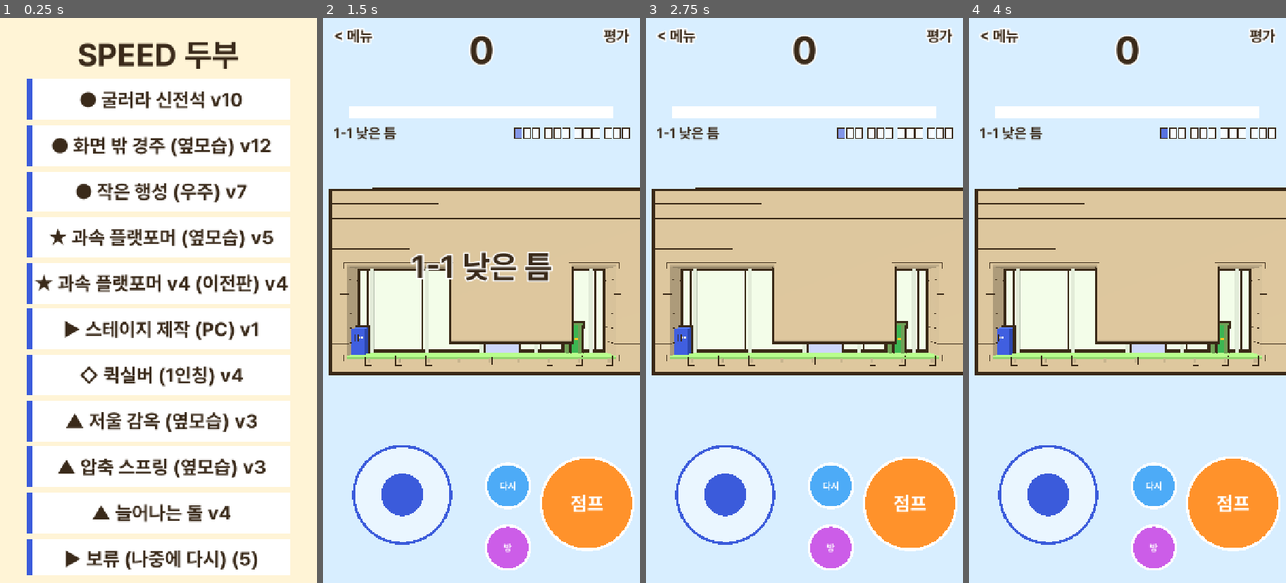
Above: before the commit, frames 1-4 (left to right).
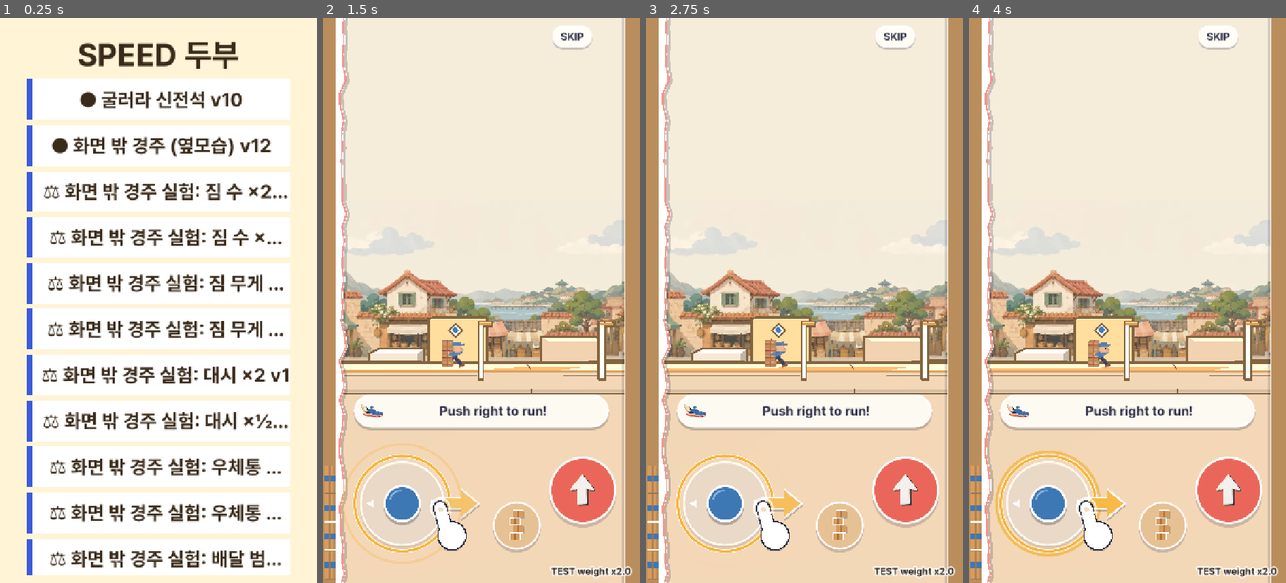
Above: after the commit, the same moments.

Repository: innollia/pai-games
Game: Godot game, scene res://main.tscn
Same seed, same stepped clock (60 frames per second), same inputs: the game is played once before the commit and once after it.
Inputs (mouse positions are in pixels of both pictures, inside the frame that each line leads up to):
- Up to frame 1 (0.25 s): no input
- Up to frame 2 (1.5 s): tap Enter at 0.5 s; move the mouse to (551, 272) at 0.52 s; hold Right 0.53-1.25 s; tap Z at 0.6 s; click (551, 272) at 0.67 s; tap Space at 0.77, 1.07 s; drag from (418, 328) to (465, 413) at 1.27 s
- Up to frame 3 (2.75 s): move the mouse to (836, 176) at 2.02 s; hold Right from 2.03 s (still down); tap Keypad Enter at 2.1 s
- Up to frame 4 (4 s): release Right at 2.75 s; drag from (1111, 413) to (1032, 215) at 2.77 s; move the mouse to (1222, 385) at 3.52 s; hold Left from 3.53 s (still down); tap 3 at 3.6 s; tap Space at 3.77 s

The runs differ from the first frame. In frame 1, 12% of the frame differs, in the area x 10-92%, y 29-98%; in frame 2, 98%; in frame 3, 98%, in the area x 0-100%, y 0-100%; in frame 4, 98%.

Commit message:
화면 밖 경주 경제 실험판 18개: 짐 수·짐 무게·대시·우체통 수·배달 범위·상대 배달률·화면 폭·마감 시간·달리기 속도 각각 ×2/×½ (SPEED 두부 목록 ⚖, screenrace.gd 배수표 tune)
Co-Authored-By: Claude Opus 5.5 <noreply@anthropic.com>

Diff:
--- a/games/speed_tofu/g/screenrace.gd
+++ b/games/speed_tofu/g/screenrace.gd
@@ -495,6 +495,34 @@
 var kit_live := true  # stick + jump/box answer touches (false on title and menus)
 
 
+## 경제 실험판(screenrace_t_*.gd)이 바꾸는 배수. 비어 있으면 원래 게임
+var tune := {}
+
+
+func tn(k: String) -> float:
+	return float(tune.get(k, 1.0))
+
+
+func _load0() -> int:
+	return maxi(1, roundi(LOAD0 * tn("load")))
+
+
+func _load_max() -> int:
+	return maxi(1, roundi(LOAD_MAX * tn("load")))
+
+
+func _wide() -> float:
+	return WIDE * tn("view")
+
+
+func _narrow() -> float:
+	return NARROW * tn("view")
+
+
+func _mb_r() -> float:
+	return MB_R * tn("mb_r")
+
+
 func L(ko: String, en: String) -> String:
 	return ko if lang == "ko" else en
 
@@ -870,7 +898,7 @@
 		route_l.text = "%s\n%s: %s\n%s: %s" % [L("특전 고르기", "Pick a perk"), _perk(perk_offer[0]), _perk_say(perk_offer[0]), _perk(perk_offer[1]), _perk_say(perk_offer[1])]
 		return
 	if phase == "route":
-		route_l.text = "%s\n%s: %s\n%s: %s" % [L("다음 길? 내 짐 %d", "Next road? You carry %d") % (LOAD0 + load_bonus), _tw(route_offer[0], 0), _tw(route_offer[0], 1), _tw(route_offer[1], 0), _tw(route_offer[1], 1)]
+		route_l.text = "%s\n%s: %s\n%s: %s" % [L("다음 길? 내 짐 %d", "Next road? You carry %d") % (_load0() + load_bonus), _tw(route_offer[0], 0), _tw(route_offer[0], 1), _tw(route_offer[1], 0), _tw(route_offer[1], 1)]
 		return
 	if _opening():
 		# no text in the race: a skipper is taught by the torn edge itself (forced warning pulse, _fx_tick)
@@ -1109,6 +1137,14 @@
 	cam.keep_aspect = Camera3D.KEEP_WIDTH
 	var layer := CanvasLayer.new()
 	add_child(layer)
+	if not tune.is_empty():  # 경제 실험판 표시 (오른쪽 아래 작게, 모든 화면 위)
+		var tl := CanvasLayer.new()
+		tl.layer = 40
+		add_child(tl)
+		var t := _label(tl, 22, 1240, 36)
+		t.text = "TEST " + ", ".join(tune.keys().map(func(k): return "%s x%s" % [k, str(tune[k])]))
+		t.horizontal_alignment = HORIZONTAL_ALIGNMENT_RIGHT
+		t.size.x = 700
 	mode_l = _label(layer, 28, 130, 64)
 	route_l = _label(layer, 30, 250, 160)
 	result_l = _label(layer, 30, 240, 570)
@@ -1318,7 +1354,7 @@
 		g.material_override = _fx_mat(r.col.lightened(0.15), 0.4 - k * 0.11)
 		g.visible = false
 		r.ghosts.append(g)
-	for k in LOAD_MAX + 1:
+	for k in _load_max() + 1:
 		var q := box(Vector3(-0.5, -0.2 + k * 0.4, 0), Vector3(0.5, 0.38, 0.6) * VIS_K, PARCEL, r.node)
 		if _art_model("parcel", q, Vector3(0, -0.5, 0), 1.0):
 			q.mesh = null
@@ -1853,7 +1889,7 @@
 		return
 	var x0 := 24.0
 	var x1 := goal_x - 8.0
-	var want := gen.randi_range(7, 9)
+	var want := maxi(1, roundi(gen.randi_range(7, 9) * tn("mail")))
 	var step := (x1 - x0) / float(want)
 	var offs := [0.0, 2.0, -2.0, 4.0, -4.0, 6.0, -6.0, 8.0, -8.0, 11.0, -11.0, 14.0]
 	for k in want:
@@ -1866,7 +1902,7 @@
 				break
 	# 평평한 곳이 모자란 코스: 앞에서부터 더 찾아 6개는 채운다
 	var sx := x0
-	while mailboxes.size() < 6 and sx < x1:
+	while mailboxes.size() < mini(6, want) and sx < x1:
 		var sy := _mb_spot(sx)
 		if sy > -1.0e8:
 			_add_mailbox(sx, sy)
@@ -1951,7 +1987,7 @@
 func _mb_at(r: Courier) -> int:
 	for i in mailboxes.size():
 		var mb: Dictionary = mailboxes[i]
-		if not mb.full and absf(float(mb.x) - r.p.x) < MB_R and r.p.y - float(mb.y) > -0.6 and r.p.y - float(mb.y) < 2.2:
+		if not mb.full and absf(float(mb.x) - r.p.x) < _mb_r() and r.p.y - float(mb.y) > -0.6 and r.p.y - float(mb.y) < 2.2:
 			return i
 	return -1
 
@@ -2052,7 +2088,7 @@
 		r.v = Vector2.ZERO
 		r.alive = true
 		# v12: 판마다 짐을 새로 받는다 (배달할 짐이 넉넉해야 우체통 다툼이 생긴다)
-		r.cargo = LOAD0 + (0 if r.ai else load_bonus)
+		r.cargo = _load0() + (0 if r.ai else load_bonus)
 		r.got = 0
 		r.back_t = 0.0
 		r.fin = -1
@@ -2273,7 +2309,7 @@
 			r.p.x = goal_x + 26.0  # 결승 뒤 마당 끝에서 멈춘다
 			r.v.x = minf(r.v.x, 0.0)
 	if last_call < 0.0 and (fin_n > 0 or rt > 240.0):
-		last_call = LAST_CALL
+		last_call = LAST_CALL * tn("last")
 		_stamp("마감 임박", "LAST CALL", ST_BAD, null, 1.2)
 		_sfx("bell")
 	elif last_call >= 0.0:
@@ -2629,7 +2665,7 @@
 	routes.shuffle()
 	route_offer = routes.slice(0, 2)
 	phase = "route"
-	menus.show_routes(route_offer, LOAD0 + load_bonus)  # v12: 다음 판은 짐을 새로 받는다
+	menus.show_routes(route_offer, _load0() + load_bonus)  # v12: 다음 판은 짐을 새로 받는다
 
 
 func _pick_route(n: String) -> void:
@@ -2677,7 +2713,7 @@
 
 
 func _top(r: Courier) -> float:
-	var top := RUN_MAX * (r.skill if r.ai else spd_mul) * (1.0 - LOAD_SLOW * _weight(r))
+	var top := RUN_MAX * tn("speed") * (r.skill if r.ai else spd_mul) * (1.0 - LOAD_SLOW * tn("weight") * _weight(r))
 	if r.slip:
 		top *= 1.0 + 0.12 * (1.0 if r.ai else slip_mul)
 	elif _in_wind(r):  # 맞바람: 무거우면 덜 밀린다, 앞사람 뒤(바람 타기)면 바람이 없다
@@ -2693,7 +2729,7 @@
 
 
 func _jump_v(r: Courier) -> float:
-	return (24.0 if _overpowered(r) else JUMP_V) * (1.0 if r.ai else jump_mul) * (1.0 - LOAD_JUMP * _weight(r))
+	return (24.0 if _overpowered(r) else JUMP_V) * (1.0 if r.ai else jump_mul) * (1.0 - LOAD_JUMP * tn("weight") * _weight(r))
 
 
 func _runner(r: Courier, dt: float) -> void:
@@ -2744,7 +2780,7 @@
 			r.v.x = minf(r.v.x + (4.0 + 1.8 * _weight(r)) * dt, cap)
 	if r.dash > 0.0:
 		r.dash -= dt
-		r.v.x = maxf(r.v.x, 32.0 if _overpowered(r) else DASH_V)
+		r.v.x = maxf(r.v.x, 32.0 if _overpowered(r) else DASH_V * tn("dash"))
 	if r.grounded and up > 0.0:  # 오르막: 딱 멈추지 않고 경사·짐만큼 깎인다
 		r.v.x = move_toward(r.v.x, 0.0, RAMP_DRAG * up * (1.0 + 0.2 * _weight(r)) * dt)
 	r.v.y = maxf(r.v.y - GRAV * dt, -MAX_FALL)
@@ -2766,7 +2802,7 @@
 		_land_fx(r, vy0)
 	r.sq = move_toward(r.sq, 0.0, dt * 2.5)
 	if r.grounded and r.sup == 1:
-		r.v.y = PAD_V * (1.0 - LOAD_JUMP * _weight(r))
+		r.v.y = PAD_V * (1.0 - LOAD_JUMP * tn("weight") * _weight(r))
 		r.grounded = false
 		r.cut = true
 		_sfx("spring", r)
@@ -2779,7 +2815,7 @@
 	r.cargo -= 1
 	r.drop_cd = 0.4
 	r.dash = DASH_T
-	r.v.x = maxf(r.v.x, 32.0 if _overpowered(r) else DASH_V)
+	r.v.x = maxf(r.v.x, 32.0 if _overpowered(r) else DASH_V * tn("dash"))
 	var x := r.p.x - r.face * 1.2
 	var y := _floor_top(x, r.p.y + 0.5)
 	var from := Vector3(r.p.x - r.face * 0.5, r.p.y + 0.6 + r.cargo * 0.4, 0.0)
@@ -3001,7 +3037,7 @@
 		for r in runners:
 			if not r.alive or (r == pc.owner and pc.cd > 0.0):
 				continue
-			if r.cargo >= LOAD_MAX + (0 if r.ai else load_bonus):
+			if r.cargo >= _load_max() + (0 if r.ai else load_bonus):
 				continue
 			if absf(r.p.x - cp.x) < 0.8 and r.p.y - cp.y > -0.6 and r.p.y - cp.y < HH:
 				r.cargo += 1
@@ -3086,14 +3122,14 @@
 		for i in mailboxes.size():
 			var mb: Dictionary = mailboxes[i]
 			var d: float = float(mb.x) - r.p.x
-			if not mb.full and d > -MB_R and d < 6.0:
+			if not mb.full and d > -_mb_r() and d < 6.0:
 				mi = i
 				break
 		if mi >= 0:
 			var mb: Dictionary = mailboxes[mi]
 			if r.mb_seen != mi:
 				r.mb_seen = mi
-				var p := 0.55 + 2.0 * (r.skill - 0.93)  # 기술만큼 (0.5 ~ 0.75)
+				var p := minf((0.55 + 2.0 * (r.skill - 0.93)) * tn("ai"), 0.98)  # 기술만큼 (0.5 ~ 0.75), 실험판 배수
 				var fast := clampf((absf(r.v.x) - RUN_MAX * 0.7) / (RUN_MAX * 0.4), 0.0, 1.0)
 				if _leader() == r:
 					p -= 0.35 * fast + 0.1
@@ -3109,7 +3145,7 @@
 				var dx: float = float(mb.x) - r.p.x
 				if dx > 0.4:
 					r.mx = minf(r.mx, clampf(dx / 4.5, 0.3, 1.0))  # 다가가며 늦춘다
-				if absf(dx) < MB_R * 0.8 and r.drop_cd <= 0.0:
+				if absf(dx) < _mb_r() * 0.8 and r.drop_cd <= 0.0:
 					r.i_drop = true  # 배달 (_runner -> _deliver)
 	r.think -= dt
 	if r.think > 0.0:
@@ -3169,7 +3205,7 @@
 	for r in runners:
 		if _in_play(r):
 			all += r.cargo
-	return lerpf(NARROW, WIDE, clampf(float(all) / float(LOAD0 * 4), 0.0, 1.0))
+	return lerpf(_narrow(), _wide(), clampf(float(all) / float(_load0() * 4), 0.0, 1.0))
 
 
 func _camera(dt: float) -> void:
@@ -3349,7 +3385,7 @@
 	marker.visible = pl.alive and MARKER_PHASES.has(phase)
 	if marker.visible:
 		# box() keeps the mesh size in scale: keep the 0.36 base so it stays ~30 px at any view width
-		var mk := maxf(0.36 * (hwv / NARROW) * 0.8, 0.6)
+		var mk := maxf(0.36 * (hwv / _narrow()) * 0.8, 0.6)
 		marker.scale = Vector3(mk, mk, 0.05)
 		# just above the head / top box of the stack (whichever is higher), never floating among posts
 		var stack_top := 0.33 + 0.4 * VIS_K * pl.cargo
--- /dev/null
+++ b/games/speed_tofu/g/screenrace_t_ai_x05.gd
@@ -0,0 +1,6 @@
+extends "res://g/screenrace.gd"
+## 경제 실험판: 상대 배달 확률 x0.5 (나머지는 screenrace 그대로)
+
+
+func _init() -> void:
+	tune = {"ai": 0.5}
--- /dev/null
+++ b/games/speed_tofu/g/screenrace_t_ai_x2.gd
@@ -0,0 +1,6 @@
+extends "res://g/screenrace.gd"
+## 경제 실험판: 상대 배달 확률 x2 (나머지는 screenrace 그대로)
+
+
+func _init() -> void:
+	tune = {"ai": 2.0}
--- /dev/null
+++ b/games/speed_tofu/g/screenrace_t_dash_x05.gd
@@ -0,0 +1,6 @@
+extends "res://g/screenrace.gd"
+## 경제 실험판: 대시 세기 x0.5 (나머지는 screenrace 그대로)
+
+
+func _init() -> void:
+	tune = {"dash": 0.5}
--- /dev/null
+++ b/games/speed_tofu/g/screenrace_t_dash_x2.gd
@@ -0,0 +1,6 @@
+extends "res://g/screenrace.gd"
+## 경제 실험판: 대시 세기 x2 (나머지는 screenrace 그대로)
+
+
+func _init() -> void:
+	tune = {"dash": 2.0}
--- /dev/null
+++ b/games/speed_tofu/g/screenrace_t_last_x05.gd
@@ -0,0 +1,6 @@
+extends "res://g/screenrace.gd"
+## 경제 실험판: 마감 시간 x0.5 (나머지는 screenrace 그대로)
+
+
+func _init() -> void:
+	tune = {"last": 0.5}
--- /dev/null
+++ b/games/speed_tofu/g/screenrace_t_last_x2.gd
@@ -0,0 +1,6 @@
+extends "res://g/screenrace.gd"
+## 경제 실험판: 마감 시간 x2 (나머지는 screenrace 그대로)
+
+
+func _init() -> void:
+	tune = {"last": 2.0}
--- /dev/null
+++ b/games/speed_tofu/g/screenrace_t_load_x05.gd
@@ -0,0 +1,6 @@
+extends "res://g/screenrace.gd"
+## 경제 실험판: 들고 있는 짐 수 x0.5 (나머지는 screenrace 그대로)
+
+
+func _init() -> void:
+	tune = {"load": 0.5}
--- /dev/null
+++ b/games/speed_tofu/g/screenrace_t_load_x2.gd
@@ -0,0 +1,6 @@
+extends "res://g/screenrace.gd"
+## 경제 실험판: 들고 있는 짐 수 x2 (나머지는 screenrace 그대로)
+
+
+func _init() -> void:
+	tune = {"load": 2.0}
--- /dev/null
+++ b/games/speed_tofu/g/screenrace_t_mail_x05.gd
@@ -0,0 +1,6 @@
+extends "res://g/screenrace.gd"
+## 경제 실험판: 우체통 수 x0.5 (나머지는 screenrace 그대로)
+
+
+func _init() -> void:
+	tune = {"mail": 0.5}
--- /dev/null
+++ b/games/speed_tofu/g/screenrace_t_mail_x2.gd
@@ -0,0 +1,6 @@
+extends "res://g/screenrace.gd"
+## 경제 실험판: 우체통 수 x2 (나머지는 screenrace 그대로)
+
+
+func _init() -> void:
+	tune = {"mail": 2.0}
--- /dev/null
+++ b/games/speed_tofu/g/screenrace_t_mb_r_x05.gd
@@ -0,0 +1,6 @@
+extends "res://g/screenrace.gd"
+## 경제 실험판: 배달 범위 x0.5 (나머지는 screenrace 그대로)
+
+
+func _init() -> void:
+	tune = {"mb_r": 0.5}
--- /dev/null
+++ b/games/speed_tofu/g/screenrace_t_mb_r_x2.gd
@@ -0,0 +1,6 @@
+extends "res://g/screenrace.gd"
+## 경제 실험판: 배달 범위 x2 (나머지는 screenrace 그대로)
+
+
+func _init() -> void:
+	tune = {"mb_r": 2.0}
--- /dev/null
+++ b/games/speed_tofu/g/screenrace_t_speed_x05.gd
@@ -0,0 +1,6 @@
+extends "res://g/screenrace.gd"
+## 경제 실험판: 달리기 속도 x0.5 (나머지는 screenrace 그대로)
+
+
+func _init() -> void:
+	tune = {"speed": 0.5}
--- /dev/null
+++ b/games/speed_tofu/g/screenrace_t_speed_x2.gd
@@ -0,0 +1,6 @@
+extends "res://g/screenrace.gd"
+## 경제 실험판: 달리기 속도 x2 (나머지는 screenrace 그대로)
+
+
+func _init() -> void:
+	tune = {"speed": 2.0}
--- /dev/null
+++ b/games/speed_tofu/g/screenrace_t_view_x05.gd
@@ -0,0 +1,6 @@
+extends "res://g/screenrace.gd"
+## 경제 실험판: 화면 폭 x0.5 (나머지는 screenrace 그대로)
+
+
+func _init() -> void:
+	tune = {"view": 0.5}
--- /dev/null
+++ b/games/speed_tofu/g/screenrace_t_view_x2.gd
@@ -0,0 +1,6 @@
+extends "res://g/screenrace.gd"
+## 경제 실험판: 화면 폭 x2 (나머지는 screenrace 그대로)
+
+
+func _init() -> void:
+	tune = {"view": 2.0}
--- /dev/null
+++ b/games/speed_tofu/g/screenrace_t_weight_x05.gd
@@ -0,0 +1,6 @@
+extends "res://g/screenrace.gd"
+## 경제 실험판: 짐 무게(느려짐) x0.5 (나머지는 screenrace 그대로)
+
+
+func _init() -> void:
+	tune = {"weight": 0.5}
--- /dev/null
+++ b/games/speed_tofu/g/screenrace_t_weight_x2.gd
@@ -0,0 +1,6 @@
+extends "res://g/screenrace.gd"
+## 경제 실험판: 짐 무게(느려짐) x2 (나머지는 screenrace 그대로)
+
+
+func _init() -> void:
+	tune = {"weight": 2.0}
--- a/games/speed_tofu/main.gd
+++ b/games/speed_tofu/main.gd
@@ -5,6 +5,24 @@
 	# ● 제출준비작 (v5를 넘긴 게임: 아트 스타일 확정 + Codex 담당)
 	["boulder", "● 굴러라 신전석"],
 	["screenrace", "● 화면 밖 경주 (옆모습)"],
+	["screenrace_t_load_x2", "  ⚖ 화면 밖 경주 실험: 짐 수 ×2"],
+	["screenrace_t_load_x05", "  ⚖ 화면 밖 경주 실험: 짐 수 ×½"],
+	["screenrace_t_weight_x2", "  ⚖ 화면 밖 경주 실험: 짐 무게 ×2"],
+	["screenrace_t_weight_x05", "  ⚖ 화면 밖 경주 실험: 짐 무게 ×½"],
+	["screenrace_t_dash_x2", "  ⚖ 화면 밖 경주 실험: 대시 ×2"],
+	["screenrace_t_dash_x05", "  ⚖ 화면 밖 경주 실험: 대시 ×½"],
+	["screenrace_t_mail_x2", "  ⚖ 화면 밖 경주 실험: 우체통 수 ×2"],
+	["screenrace_t_mail_x05", "  ⚖ 화면 밖 경주 실험: 우체통 수 ×½"],
+	["screenrace_t_mb_r_x2", "  ⚖ 화면 밖 경주 실험: 배달 범위 ×2"],
+	["screenrace_t_mb_r_x05", "  ⚖ 화면 밖 경주 실험: 배달 범위 ×½"],
+	["screenrace_t_ai_x2", "  ⚖ 화면 밖 경주 실험: 상대 배달률 ×2"],
+	["screenrace_t_ai_x05", "  ⚖ 화면 밖 경주 실험: 상대 배달률 ×½"],
+	["screenrace_t_view_x2", "  ⚖ 화면 밖 경주 실험: 화면 폭 ×2"],
+	["screenrace_t_view_x05", "  ⚖ 화면 밖 경주 실험: 화면 폭 ×½"],
+	["screenrace_t_last_x2", "  ⚖ 화면 밖 경주 실험: 마감 시간 ×2"],
+	["screenrace_t_last_x05", "  ⚖ 화면 밖 경주 실험: 마감 시간 ×½"],
+	["screenrace_t_speed_x2", "  ⚖ 화면 밖 경주 실험: 달리기 속도 ×2"],
+	["screenrace_t_speed_x05", "  ⚖ 화면 밖 경주 실험: 달리기 속도 ×½"],
 	["tinyplanet", "● 작은 행성 (우주)"],
 	# 합격 (10/30 판정)
 	["overpower", "★ 과속 플랫포머 (옆모습)"],
@@ -64,7 +82,7 @@
 	["screenrace_over", "◇ 화면 밖 경주 × 과속"],
 ]
 # 게임 버전: 강화할 때마다 올린다. 메뉴 글자 끝에 " v3" 로 붙고 평가 ver 에 "v3 <빌드>" 로 들어간다 (없으면 1)
-const GAME_VER := {"bigball": 3, "blade": 2, "blade_1p": 2,  …(833 unchanged characters)… creenrace": 12, "screenrace_over": 3, "shockwave": 2, "slowbike": 2, "climb_race …(307 unchanged characters)…
+const GAME_VER := {"bigball": 3, "blade": 2, "blade_1p": 2,  …(833 unchanged characters)… creenrace": 12, "screenrace_over": 3, "screenrace_t_load_x2": 1, "screenrace_t_load_x05": 1, "screenrace_t_weight_x2": 1, "screenrace_t_weight_x05": 1, "screenrace_t_dash_x2": 1, "screenrace_t_dash_x05": 1, "screenrace_t_mail_x2": 1, "screenrace_t_mail_x05": 1, "screenrace_t_mb_r_x2": 1, "screenrace_t_mb_r_x05": 1, "screenrace_t_ai_x2": 1, "screenrace_t_ai_x05": 1, "screenrace_t_view_x2": 1, "screenrace_t_view_x05": 1, "screenrace_t_last_x2": 1, "screenrace_t_last_x05": 1, "screenrace_t_speed_x2": 1, "screenrace_t_speed_x05": 1, "shockwave": 2, "slowbike": 2, "climb_race …(307 unchanged characters)…
 # 1차 폐기 (사용자 판정 탈락 + 첫 판 보존작). 메뉴의 "1차 폐기 (판정 탈락)" 폴더 안에서만 보인다
 const DROPPED := [
 	["quicksilver", "퀵실버 시티"],
Not shown, changed: games/speed_tofu/submit/screenrace/DECISIONS.md
Not shown, changed: games/speed_tofu/web/index.pck
